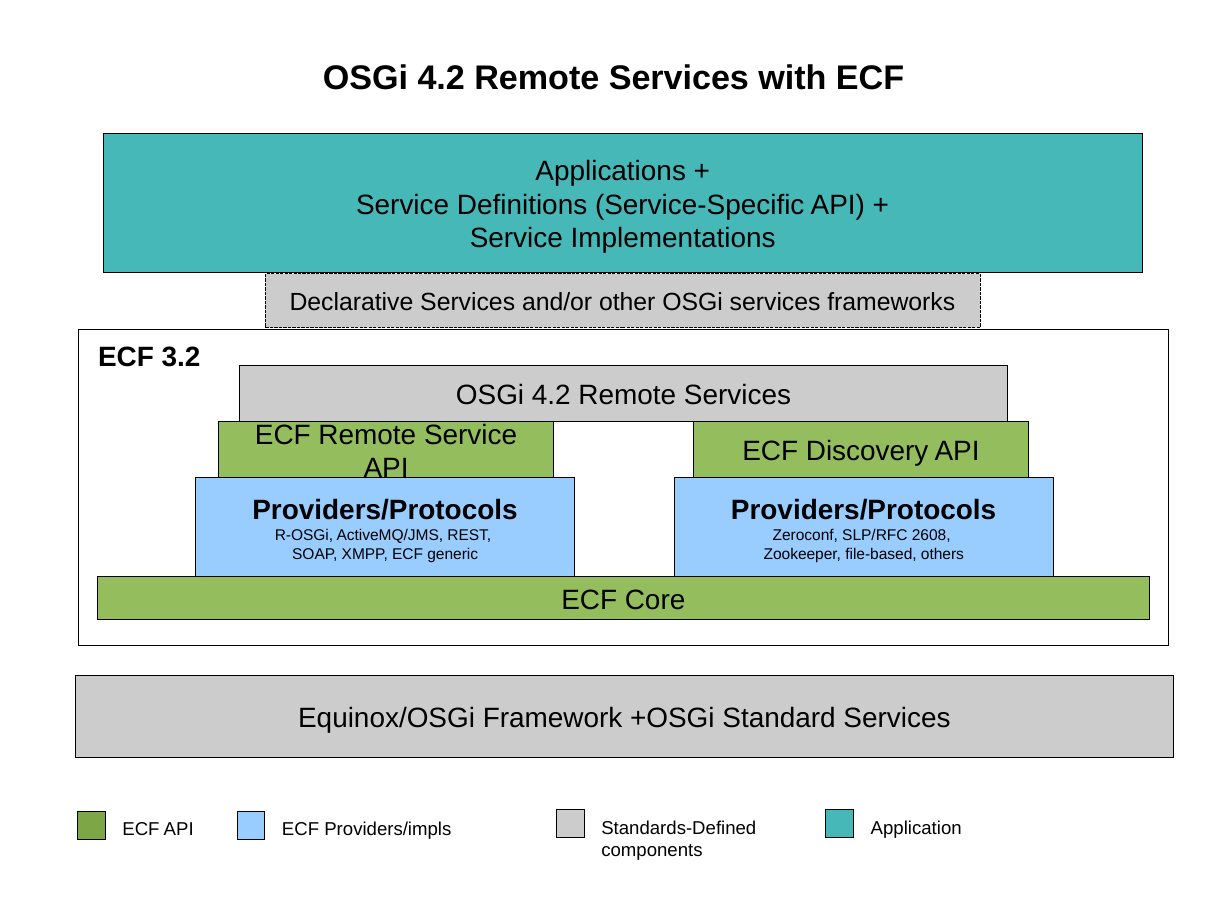
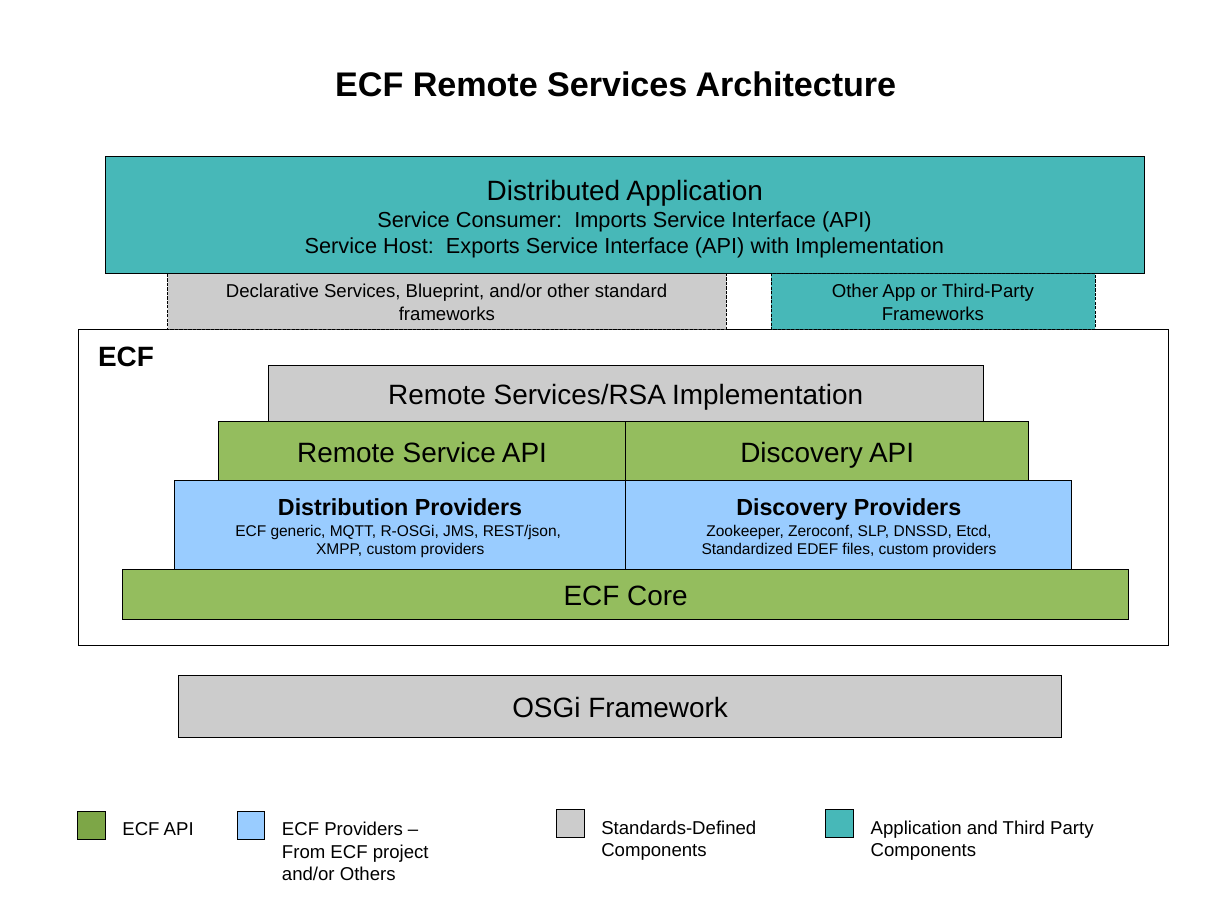
Before and after one commit to eclipse/ecf-website, a slide deck: slide 1 of presentations/DistributedOSGi.odp. Drawn at 1232x924 pixels with LibreOffice and Linux fonts; fonts in the diff are those of the drawing. Boxes give left, top, right and bottom in pixels: in the first picture for what was removed or moved away, otherwise in the second. Text is boxed around its words. In the diff, an @@ line names an element or a change of style, - is before the commit and + after.

Commit message:
Updated DistributedOSGi.odp graphic, and added Distributedosgi1.png. Also removed unnecessary file images/Thumbs.db

```diff
--- a/presentations/DistributedOSGi.odp
+++ b/presentations/DistributedOSGi.odp
@@ text at <box>335,71,897,97</box>: text changed @@
-OSGi 4.2 Remote Services with ECF
+ECF Remote Services Architecture
@@ rectangle "Distributed Application": place and size @@
-rectangle "Distributed Application" at <box>103,133,1143,273</box>
+rectangle "Distributed Application" at <box>105,157,1145,274</box>
@@ text in rectangle at <box>305,179,944,258</box>: text changed; size 18 to 14 pt @@
-Applications +
-Service Definitions (Service-Specific API) +
-Service Implementations
+Distributed Application
+Service Consumer: Imports Service Interface (API)
+Service Host: Exports Service Interface (API) with Implementation
@@ rectangle "Declarative Services, Blueprint, and/or other ...": place and size @@
-rectangle "Declarative Services, Blueprint, and/or other ..." at <box>265,274,980,328</box>
+rectangle "Declarative Services, Blueprint, and/or other ..." at <box>168,274,727,330</box>
@@ text in rectangle at <box>226,283,667,320</box>: text changed; size 16 to 12 pt @@
-Declarative Services and/or other OSGi services frameworks
+Declarative Services, Blueprint, and/or other standard frameworks
@@ rectangle added at <box>771,274,1096,330</box>, fill #47B8B8, outline #000000 0 pt, 12 pt, text #000000 @@
+Other App or Third-Party Frameworks
@@ text at <box>98,346,154,367</box>: text changed @@
-ECF 3.2
+ECF
@@ rectangle "Remote Services/RSA Implementation": place and size @@
-rectangle "Remote Services/RSA Implementation" at <box>239,366,1008,421</box>
+rectangle "Remote Services/RSA Implementation" at <box>268,366,984,421</box>
@@ text in rectangle at <box>388,383,863,410</box>: text changed @@
-OSGi 4.2 Remote Services
+Remote Services/RSA Implementation
@@ rectangle "Remote Service API": place and size @@
-rectangle "Remote Service API" at <box>219,421,555,477</box>
+rectangle "Remote Service API" at <box>219,421,626,481</box>
@@ text in rectangle at <box>297,441,547,463</box>: text changed @@
-ECF Remote Service API
+Remote Service API
@@ rectangle "Discovery API": place and size @@
-rectangle "Discovery API" at <box>694,421,1030,477</box>
+rectangle "Discovery API" at <box>626,421,1030,481</box>
@@ text in rectangle at <box>740,441,914,467</box>: text changed @@
-ECF Discovery API
+Discovery API
@@ rectangle "Distribution Providers": place and size @@
-rectangle "Distribution Providers" at <box>196,477,575,576</box>
+rectangle "Distribution Providers" at <box>174,481,626,570</box>
@@ text in rectangle at <box>235,498,561,558</box>: text changed @@
-Providers/Protocols
-R-OSGi, ActiveMQ/JMS, REST,
-SOAP, XMPP, ECF generic
+Distribution Providers
+ECF generic, MQTT, R-OSGi, JMS, REST/json,
+XMPP, custom providers
@@ rectangle "Discovery Providers": place and size @@
-rectangle "Discovery Providers" at <box>674,477,1053,576</box>
+rectangle "Discovery Providers" at <box>626,481,1072,570</box>
@@ text in rectangle at <box>702,498,997,558</box>: text changed @@
-Providers/Protocols
-Zeroconf, SLP/RFC 2608,
-Zookeeper, file-based, others
+Discovery Providers
+Zookeeper, Zeroconf, SLP, DNSSD, Etcd,
+Standardized EDEF files, custom providers
@@ rectangle "ECF Core": place and size @@
-rectangle "ECF Core" at <box>97,577,1149,620</box>
+rectangle "ECF Core" at <box>123,570,1129,619</box>
@@ rectangle "OSGi Framework": place and size @@
-rectangle "OSGi Framework" at <box>76,675,1174,757</box>
+rectangle "OSGi Framework" at <box>179,675,1062,738</box>
@@ text in rectangle at <box>512,696,728,718</box>: text changed @@
-Equinox/OSGi Framework +OSGi Standard Services
+OSGi Framework
@@ text at <box>282,821,429,881</box>: text changed @@
-ECF Providers/impls
+ECF Providers – From ECF project and/or Others
@@ text at <box>601,820,756,860</box>: text changed @@
-Standards-Defined components
+Standards-Defined Components
@@ text at <box>871,820,1093,860</box>: text changed @@
-Application
+Application and Third Party Components
```
Also in this commit, not shown: 2 other files.
